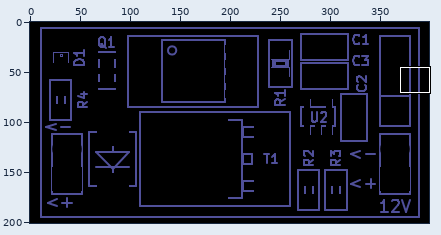
File history of a sprite sheet, gerber_files/PNGs/LED-strip_PWM_IR-F_SilkS.gto.png. The picture above shows the old version from afar; the outline marks the close-up.
Close-up. As it was:
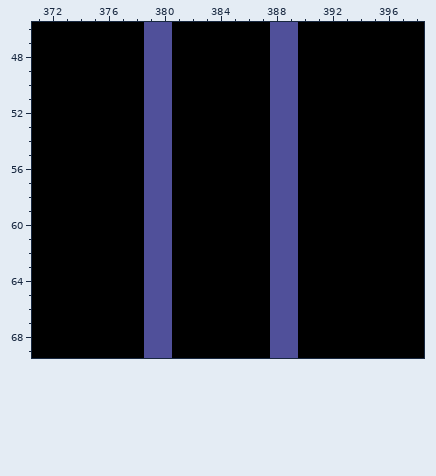
The file is 399x201 pixels. Colours within 5 levels of each other are drawn and written as one. Shown: x 371..398, y 46..69.
Now the later version:
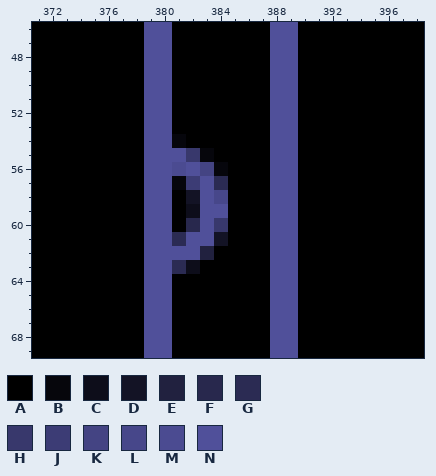
Palette (. is transparent): A #000000  B #06060c  C #0d0d1a  D #131325  E #21213f  F #28284d  G #2b2b53  H #38386c  J #3c3c75  K #444483  L #47478a  M #4b4b91  N #50509a
Diff:
@@ x 379..386 @@
 53 NNAAAAAA
-54 NNAAAAAA
-55 NNAAAAAA
-56 NNAAAAAA
-57 NNAAAAAA
-58 NNAAAAAA
-59 NNAAAAAA
-60 NNAAAAAA
-61 NNAAAAAA
-62 NNAAAAAA
-63 NNAAAAAA
+54 NNBAAAAA
+55 NNNHBAAA
+56 NNMNKBAA
+57 NNBJNGAA
+58 NNADNLAA
+59 NNACNNAA
+60 NNAFNHAA
+61 NNGNNDAA
+62 NNNNEAAA
+63 NNGCAAAA
 64 NNAAAAAA
